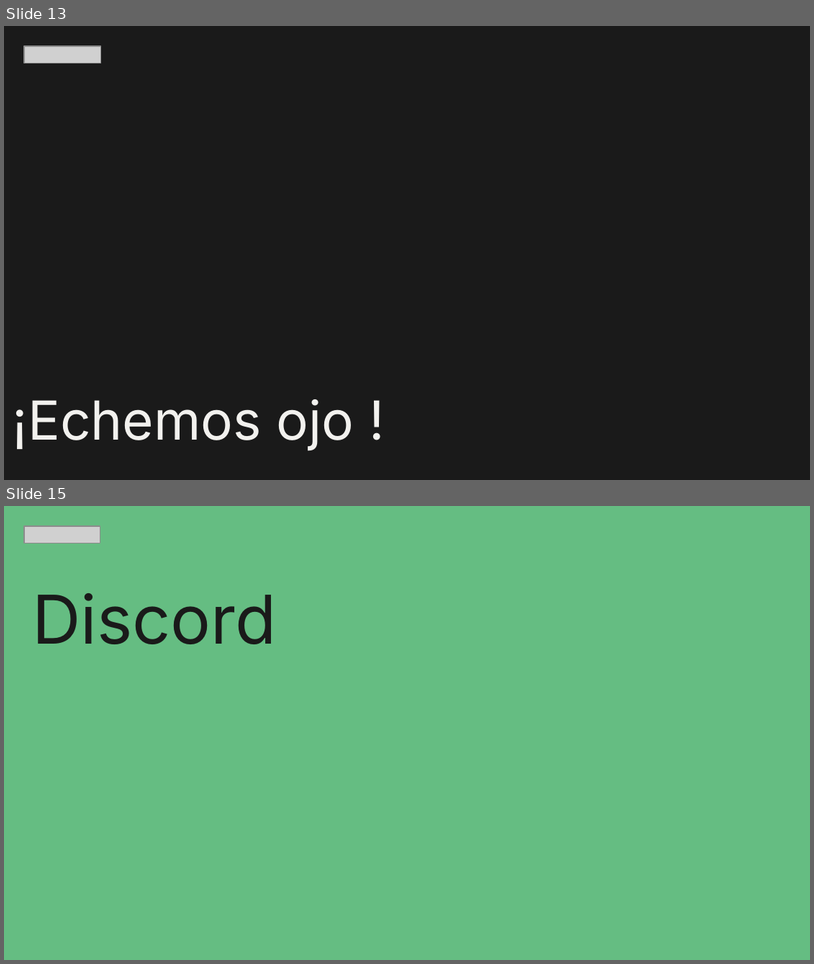
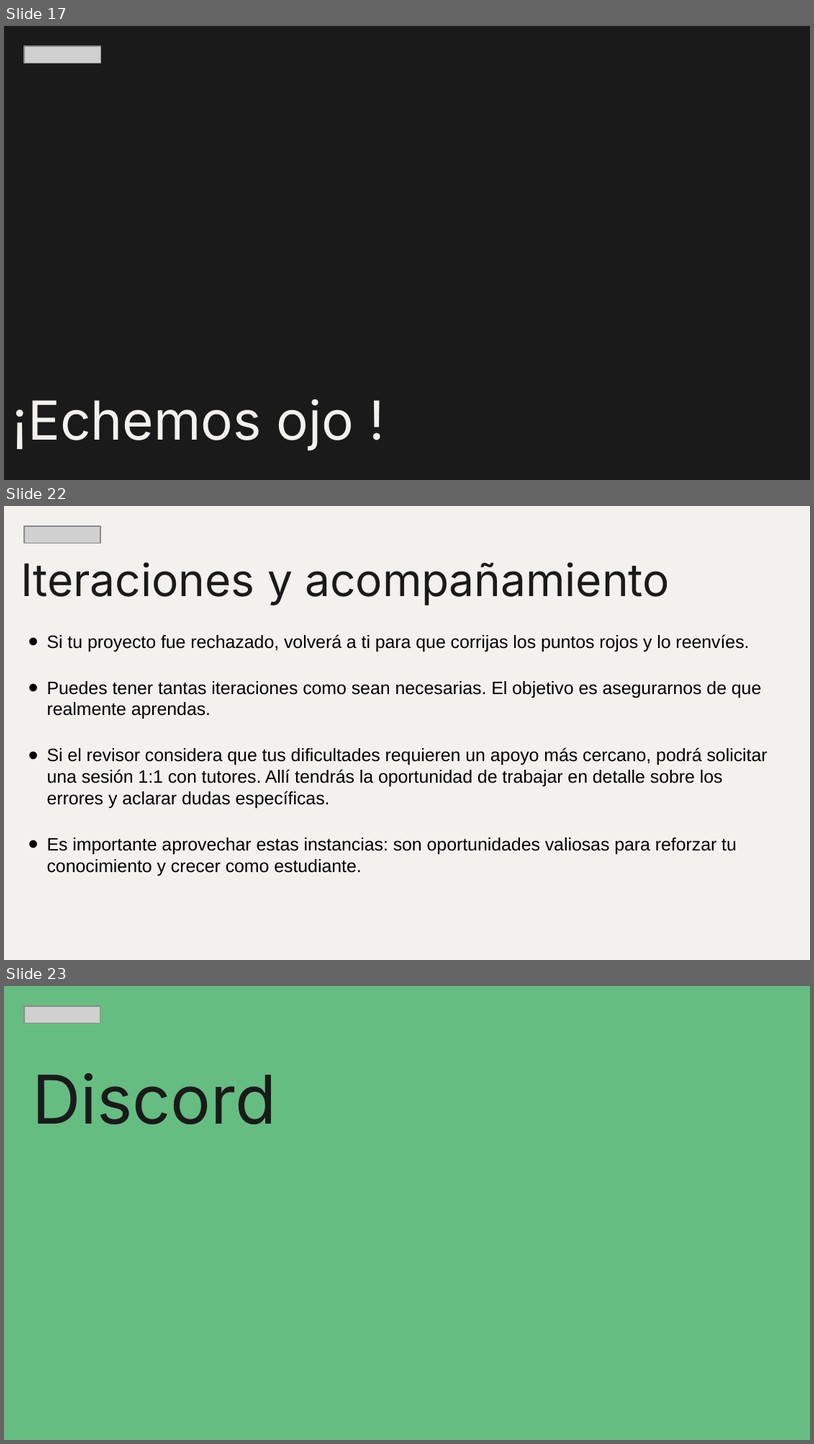
Before and after one commit to zyntonyson/bootcamp_ds_da, a slide deck: 00-da-v8-PostOnboarding/00-onboarding.pptx. Shown one above the other, each under a label of ours: slides 13 and 15 before the commit, slides 17, 22 and 23 after it; the slides between them are not shown. The pictures are 814x964 and 814x1444 pixels, drawn with LibreOffice and Linux fonts; fonts in the diff are those of the drawing; grey boxes stand for pictures. Boxes give left, top, right and bottom in pixels: in the first picture for what was removed or moved away, otherwise in the second. Text is boxed around its words. In the diff, an @@ line names an element or a change of style, - is before the commit and + after.

```diff
--- a/00-da-v8-PostOnboarding/00-onboarding.pptx
+++ b/00-da-v8-PostOnboarding/00-onboarding.pptx
@@ slide 22 added at bbox=[4, 506, 810, 960], background #F2F1EE @@
@@ picture added at bbox=[24, 526, 100, 543] @@
@@ title added at bbox=[21, 562, 670, 605], 40 pt, text #1A1A1A @@
+Iteraciones y acompañamiento
@@ text added at bbox=[47, 634, 768, 875], 16 pt, text #000000 @@
+● Si tu proyecto fue rechazado, volverá a ti para que corrijas los puntos rojos y lo reenvíes.
+● Puedes tener tantas iteraciones como sean necesarias. El objetivo es asegurarnos de que realmente aprendas.
+● Si el revisor considera que tus dificultades requieren un apoyo más cercano, podrá solicitar una sesión 1:1 con tutores. Allí tendrás la oportunidad de trabajar en detalle sobre los errores y aclarar dudas específicas.
+● Es importante aprovechar estas instancias: son oportunidades valiosas para reforzar tu conocimiento y crecer como estudiante.
@@ what was slide 13 is now slide 17 @@
@@ what was slide 15 is now slide 23 @@
```
Also in this commit, not shown: 10 slides changed, 8 other slides added, 1 slide removed, 4 other files.
